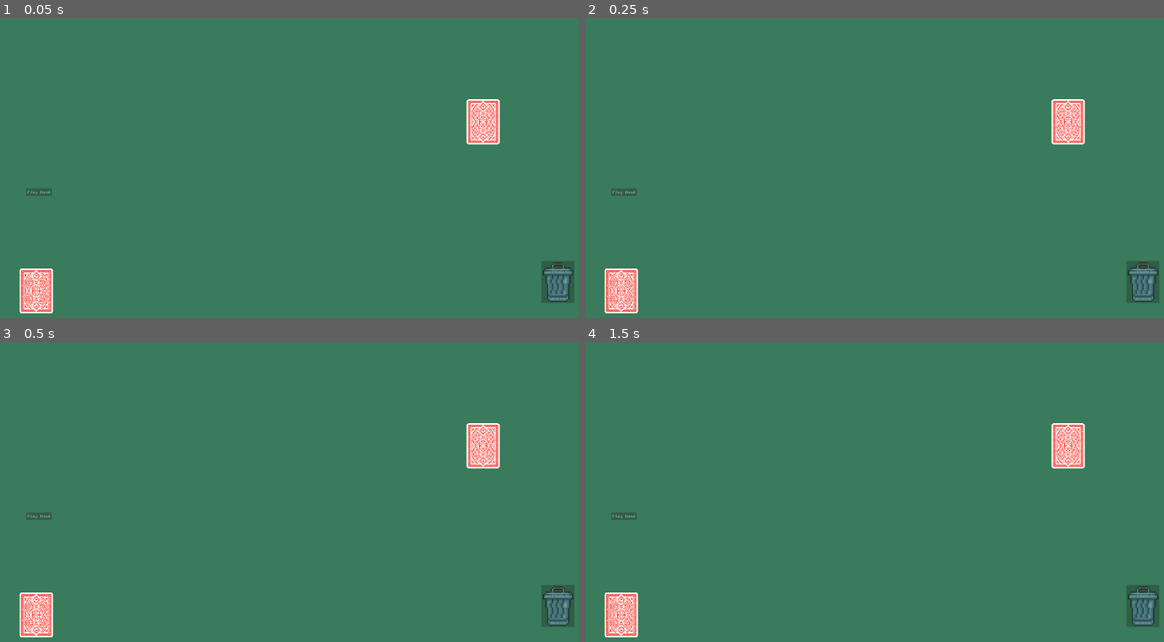
Above: before the commit, frames 1-4 (two rows, left to right).
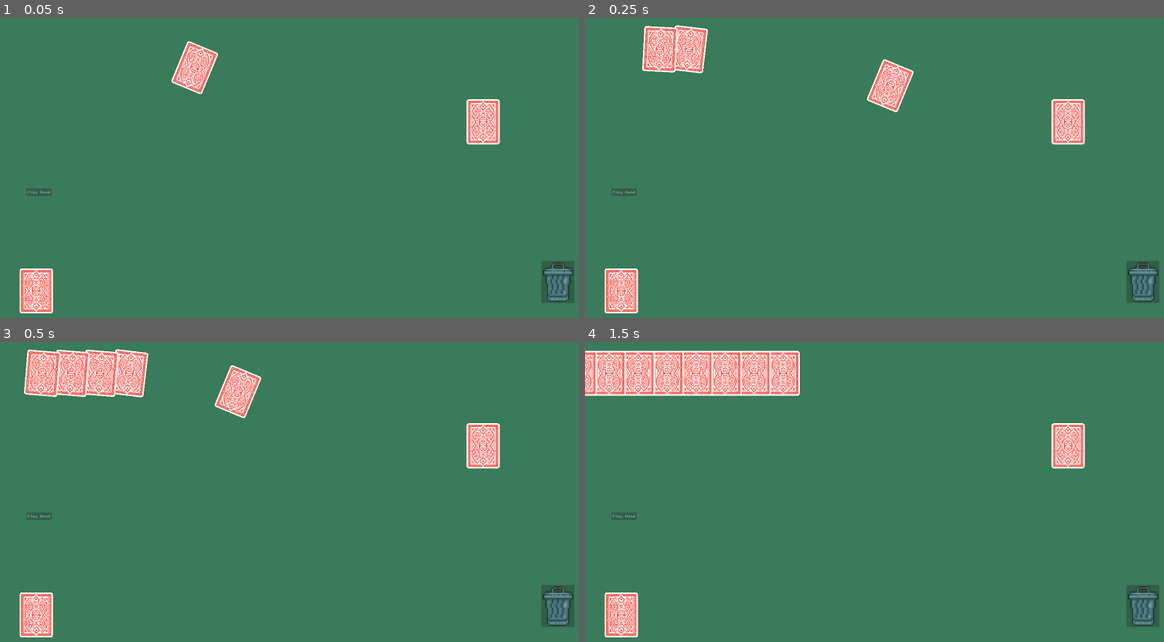
Above: after the commit, the same moments.

Repository: SalC124/rhombatro
Game: Godot game, scene res://scenes/Main.tscn
Two runs of this game, one before a commit and one after it. Both use one fixed random seed, a clock stepped at 60 frames per second and the inputs below.
Inputs (mouse positions are in pixels of both pictures, inside the frame that each line leads up to):
- Up to frame 1 (0.05 s): no input
- Up to frame 2 (0.25 s): no input
- Up to frame 3 (0.5 s): no input
- Up to frame 4 (1.5 s): move the mouse to (1030, 483) at 0.52 s; click (1030, 483) at 0.67 s; drag from (770, 516) to (619, 615) at 1.27 s

The runs differ from the first frame. In frame 1, 0.9% of the frame differs, in the area x 29-38%, y 7-26%; in frame 2, 2.5%; in frame 3, 4.0%; in frame 4, 5.6%, in the area x 0-38%, y 2-19%.

Commit message:
Revert "Merge remote-tracking branch 'main/main'"
This reverts commit afeb08efe3a301bf8e4525dec2e82f7b075a8978, reversing
changes made to baefab268fa323d12305c1076cfeacf115e3b52a.

Diff:
--- a/project.godot
+++ b/project.godot
@@ -19,6 +19,7 @@
 
 window/size/viewport_width=2560
 window/size/viewport_height=1440
+window/size/mode=3
 window/size/initial_position_type=0
 window/size/resizable=false
 window/size/borderless=true
--- a/scenes/EvilField.tscn
+++ /dev/null
@@ -1,27 +0,0 @@
-[gd_scene format=3 uid="uid://6krn81emk1y4"]
-
-[ext_resource type="Script" uid="uid://cw38uibi8wxf0" path="res://scripts/evil_deck.gd" id="1_ep663"]
-[ext_resource type="Texture2D" uid="uid://bsr2nidd6pxwm" path="res://assets/PC _ Computer - Balatro - Playing Cards - Card Backs, Enhancers and Seals.png" id="2_gakev"]
-[ext_resource type="Script" uid="uid://dscvdvgmltteo" path="res://scripts/evil_hand.gd" id="3_proga"]
-[ext_resource type="Script" uid="uid://davr8dw2xo6sd" path="res://scripts/card_manager.gd" id="4_gakev"]
-
-[sub_resource type="AtlasTexture" id="AtlasTexture_ljca3"]
-atlas = ExtResource("2_gakev")
-region = Rect2(1, 1, 69, 93)
-
-[node name="EvilField" type="Node2D" unique_id=1194789600]
-
-[node name="EvilDeck" type="Node2D" parent="." unique_id=372142740]
-position = Vector2(2000, 500)
-scale = Vector2(2, 2)
-script = ExtResource("1_ep663")
-
-[node name="Sprite2D" type="Sprite2D" parent="EvilDeck" unique_id=1048964790]
-texture_filter = 1
-texture = SubResource("AtlasTexture_ljca3")
-
-[node name="EvilHand" type="Node2D" parent="." unique_id=230179999]
-script = ExtResource("3_proga")
-
-[node name="CardManager" type="Node2D" parent="." unique_id=1670652172]
-script = ExtResource("4_gakev")
--- a/scenes/Main2.tscn
+++ /dev/null
@@ -1,27 +0,0 @@
-[gd_scene format=3 uid="uid://6bn5un8hvgrg"]
-
-[ext_resource type="Script" uid="uid://b1s0bdmc3o1lw" path="res://scripts/multiplayer.gd" id="1_cnjq1"]
-[ext_resource type="PackedScene" uid="uid://740761bpqiw2" path="res://scenes/PlayerField.tscn" id="2_20mca"]
-[ext_resource type="PackedScene" uid="uid://6krn81emk1y4" path="res://scenes/EvilField.tscn" id="3_y2vse"]
-
-[node name="Main2" type="Node2D" unique_id=1492515000]
-script = ExtResource("1_cnjq1")
-player_field_scene = ExtResource("2_20mca")
-evil_field_scene = ExtResource("3_y2vse")
-
-[node name="HostButton" type="Button" parent="." unique_id=836699671]
-offset_left = 1408.0
-offset_top = 528.0
-offset_right = 1459.0
-offset_bottom = 559.0
-text = "HOST"
-
-[node name="JoinButton" type="Button" parent="." unique_id=1228987666]
-offset_left = 502.0
-offset_top = 508.0
-offset_right = 545.0
-offset_bottom = 539.0
-text = "JOIN"
-
-[connection signal="pressed" from="HostButton" to="." method="_on_host_button_pressed"]
-[connection signal="pressed" from="JoinButton" to="." method="_on_join_button_pressed"]
--- a/scenes/PlayerField.tscn
+++ /dev/null
@@ -1,81 +0,0 @@
-[gd_scene format=3 uid="uid://740761bpqiw2"]
-
-[ext_resource type="Script" uid="uid://davr8dw2xo6sd" path="res://scripts/card_manager.gd" id="1_0njx6"]
-[ext_resource type="Script" uid="uid://rpapaaclmxkf" path="res://scripts/set_up.gd" id="1_uukul"]
-[ext_resource type="Script" uid="uid://uxoed6gc20gs" path="res://scripts/player_hand.gd" id="2_6j6l4"]
-[ext_resource type="Script" uid="uid://p8evnt5tinbi" path="res://scripts/deck.gd" id="3_uukul"]
-[ext_resource type="Texture2D" uid="uid://bsr2nidd6pxwm" path="res://assets/PC _ Computer - Balatro - Playing Cards - Card Backs, Enhancers and Seals.png" id="4_jas2h"]
-[ext_resource type="Script" uid="uid://c7oif0iu8su4u" path="res://scripts/input_manager.gd" id="5_lw870"]
-[ext_resource type="Texture2D" uid="uid://chuavorpy20pd" path="res://assets/discard-removebg-preview.png" id="6_eaupb"]
-[ext_resource type="FontFile" uid="uid://b4ucaw12l0s1n" path="res://assets/BigBlueTermPlusNerdFontMono-Regular.ttf" id="7_1cvf3"]
-[ext_resource type="Script" uid="uid://dd8i0dnsqivr" path="res://scripts/GameLoop.gd" id="8_ksnjg"]
-[ext_resource type="Texture2D" uid="uid://b0r5v4wboeesk" path="res://assets/rhombatroBg.png" id="9_6j6l4"]
-
-[sub_resource type="AtlasTexture" id="AtlasTexture_qqq6x"]
-atlas = ExtResource("4_jas2h")
-region = Rect2(1, 1, 69, 93)
-
-[sub_resource type="RectangleShape2D" id="RectangleShape2D_vummc"]
-size = Vector2(68, 93)
-
-[sub_resource type="AtlasTexture" id="AtlasTexture_1f0uq"]
-atlas = ExtResource("6_eaupb")
-region = Rect2(173, 154, 174, 224)
-
-[node name="PlayerField" type="Node2D" unique_id=485966065]
-script = ExtResource("1_uukul")
-
-[node name="CardManager" type="Node2D" parent="." unique_id=1158422826]
-script = ExtResource("1_0njx6")
-
-[node name="PlayerHand" type="Node2D" parent="." unique_id=472486817]
-scale = Vector2(2, 2)
-script = ExtResource("2_6j6l4")
-
-[node name="Deck" type="Node2D" parent="." unique_id=1238825568]
-position = Vector2(150, 1200)
-scale = Vector2(2, 2)
-script = ExtResource("3_uukul")
-
-[node name="Sprite2D" type="Sprite2D" parent="Deck" unique_id=968892908]
-texture_filter = 1
-texture = SubResource("AtlasTexture_qqq6x")
-
-[node name="Area2D" type="Area2D" parent="Deck" unique_id=1827017807]
-collision_layer = 4
-collision_mask = 4
-
-[node name="CollisionShape2D" type="CollisionShape2D" parent="Deck/Area2D" unique_id=2027285257]
-position = Vector2(0, 0.5)
-shape = SubResource("RectangleShape2D_vummc")
-
-[node name="InputManager" type="Node2D" parent="." unique_id=449373046]
-scale = Vector2(2, 2)
-script = ExtResource("5_lw870")
-
-[node name="Discard" type="Button" parent="." unique_id=1538525852]
-offset_left = 2241.0
-offset_top = 1076.0
-offset_right = 2423.0
-offset_bottom = 1308.0
-scale = Vector2(0.75, 0.75)
-icon = SubResource("AtlasTexture_1f0uq")
-
-[node name="PlayHand" type="Button" parent="." unique_id=1589395860]
-texture_filter = 1
-offset_left = 109.0
-offset_top = 776.0
-offset_right = 195.0
-offset_bottom = 807.0
-theme_override_fonts/font = ExtResource("7_1cvf3")
-disabled = true
-text = "Play Hand"
-
-[node name="GameLoop" type="Node" parent="." unique_id=762553274]
-script = ExtResource("8_ksnjg")
-
-[node name="BackgroundImage" type="Sprite2D" parent="." unique_id=147286755]
-z_index = -1
-z_as_relative = false
-texture = ExtResource("9_6j6l4")
-centered = false
--- a/scripts/GameLoop.gd
+++ b/scripts/GameLoop.gd
@@ -7,7 +7,6 @@
 
 var player_played = false
 var opponent_played = false
-#var opponent_hand = $"../EvilHand".evil_player_hand
 
 var player_cards_in_play = []
 var opponent_cards_in_play = []
--- a/scripts/card_manager.gd
+++ b/scripts/card_manager.gd
@@ -22,8 +22,8 @@
 
 func _ready() -> void:
 	screen_size = get_viewport_rect().size
-	player_hand_reference = $"../EvilHand"
-#	$"../InputManager".connect("left_mouse_button_released", on_left_click_released)
+	player_hand_reference = $"../PlayerHand"
+	$"../InputManager".connect("left_mouse_button_released", on_left_click_released)
 
 func _process(_delta: float) -> void:
 	if card_being_dragged:
--- a/scripts/deck.gd
+++ b/scripts/deck.gd
@@ -11,26 +11,9 @@
 		for j in range(0,4):
 			player_deck.append([i,j])
 	player_deck.shuffle()
-	#print(player_deck)
+	print(player_deck)
 	position.y = CARD_STATES.HAND_Y_POSITION
 
-func draw_initial_hand():
-	var player_id = multiplayer.get_unique_id()
-	draw_here_and_for_clients_opponent(player_id)
-	rpc("draw_here_and_for_clients_opponent", player_id)
-
-@rpc("any_peer")
-func draw_here_and_for_clients_opponent(player_id):
-	if multiplayer.get_unique_id() == player_id:
-			draw_card(CARD_STATES.DEFAULT_HAND_SIZE)
-	else:
-		get_parent().get_parent().get_node("EvilField/EvilDeck").draw_card(CARD_STATES.DEFAULT_HAND_SIZE)
-	print("bruh")
-
-func deck_clicked():
-	var player_id = multiplayer.get_unique_id()
-	draw_here_and_for_clients_opponent(player_id)
-	rpc("draw_here_and_for_clients_opponent", player_id)
 
 # Called every frame. 'delta' is the elapsed time since the previous frame.
 func draw_card(player_hand_size):
--- a/scripts/evil_card.gd
+++ b/scripts/evil_card.gd
@@ -24,22 +24,22 @@
 	rank = r
 	suit = s
 
-	$CardImage.region_enabled = true
-	$CardImage.texture = load("res://assets/notbalatro.png")
-	$CardImage.region_rect = Rect2((r-2)*71, s*95, 71, 95)
+	card_image.region_enabled = true
+	card_image.texture = load("res://assets/notbalatro.png")
+	card_image.region_rect = Rect2((r-2)*71, s*95, 71, 95)
 
-	$CardOutline.region_enabled = true
-	$CardOutline.texture = load("res://assets/notbalatrooutlines.png")
-	$CardOutline.region_rect = Rect2((1)*71, 0*95, 71, 95)
+	card_outline.region_enabled = true
+	card_outline.texture = load("res://assets/notbalatrooutlines.png")
+	card_outline.region_rect = Rect2((1)*71, 0*95, 71, 95)
 
-	$CardButt.region_enabled = true
-	$CardButt.texture = load("res://assets/notbalatrooutlines.png")
-	$CardButt.region_rect = Rect2((0)*71, 0*95, 71, 95)
+	card_butt.region_enabled = true
+	card_butt.texture = load("res://assets/notbalatrooutlines.png")
+	card_butt.region_rect = Rect2((0)*71, 0*95, 71, 95)
 
 	self.z_as_relative = false
-	$CardImage.z_index = CARD_STATES.BASE_CARD_Z_INDEX+1
-	$CardOutline.z_index = CARD_STATES.BASE_CARD_Z_INDEX
-	$CardButt.z_index = CARD_STATES.BASE_CARD_Z_INDEX+2
+	card_image.z_index = CARD_STATES.BASE_CARD_Z_INDEX+1
+	card_outline.z_index = CARD_STATES.BASE_CARD_Z_INDEX
+	card_butt.z_index = CARD_STATES.BASE_CARD_Z_INDEX+2
 
 # Called when the node enters the scene tree for the first time.
 func _ready() -> void:
--- a/scripts/evil_deck.gd
+++ b/scripts/evil_deck.gd
@@ -4,7 +4,6 @@
 const CARD_STATES = preload("res://scripts/card_states.gd")
 
 var evil_player_deck = []
-var deck_size
 
 # Called when the node enters the scene tree for the first time.
 func _ready() -> void:
@@ -12,7 +11,8 @@
 		for j in range(0,4):
 			evil_player_deck.append([i,j])
 	evil_player_deck.shuffle()
-	#print(evil_player_deck)
+	print(evil_player_deck)
+	draw_card(CARD_STATES.DEFAULT_HAND_SIZE)
 
 
 # Called every frame. 'delta' is the elapsed time since the previous frame.
--- a/scripts/input_manager.gd
+++ b/scripts/input_manager.gd
@@ -56,7 +56,7 @@
 				elif input.button_index == MOUSE_BUTTON_RIGHT:
 					card_found.discard()
 		elif result_collision_mask == COLLISION_MASK_DECK:
-			deck_reference.deck_clicked()
+			deck_reference.draw_card(DEFAULT_HAND_SIZE)
 
 
 func get_card_with_highest_z_index(cards):
--- a/scripts/multiplayer.gd
+++ /dev/null
@@ -1,39 +0,0 @@
-extends Node2D
-
-const PORT = 9967
-const SERVER_ADDRESS = "localhost"
-
-var peer = ENetMultiplayerPeer.new()
-@export var player_field_scene : PackedScene
-@export var evil_field_scene : PackedScene
-
-
-func _on_host_button_pressed() -> void:
-	disable_buttons()
-	peer.create_server(PORT)
-	multiplayer.multiplayer_peer = peer
-	multiplayer.peer_connected.connect(_on_peer_connected)
-	var player_scene = player_field_scene.instantiate()
-	add_child(player_scene)
-
-
-func _on_join_button_pressed() -> void:
-	disable_buttons()
-	peer.create_client(SERVER_ADDRESS, PORT)
-	multiplayer.multiplayer_peer = peer
-	var player_scene = player_field_scene.instantiate()
-	add_child(player_scene)
-	var evil_scene = evil_field_scene.instantiate()
-	add_child(evil_scene)
-	player_scene.client_set_up()
-
-func _on_peer_connected(peer_id):
-	var evil_scene = evil_field_scene.instantiate()
-	add_child(evil_scene)
-	get_node("PlayerField").host_set_up()
-
-func disable_buttons():
-	$HostButton.disabled = true
-	$HostButton.visible = false
-	$JoinButton.disabled = true
-	$JoinButton.visible = false
--- a/scripts/set_up.gd
+++ /dev/null
@@ -1,17 +0,0 @@
-extends Node2D
-
-const STARTING_HEALTH = 100
-
-func host_set_up():
-	get_parent().get_node("EvilField/EvilDeck").deck_size = 52
-	$Deck.draw_initial_hand()
-
-
-
-func client_set_up():
-	get_parent().get_node("EvilField/EvilDeck").deck_size = 52
-	while true:
-		await get_tree().create_timer(0.2).timeout
-		if multiplayer.get_peers().size() > 0:
-			break
-	$Deck.draw_initial_hand()
Not shown, removed: scripts/multiplayer.gd.uid
Not shown, removed: scripts/set_up.gd.uid
